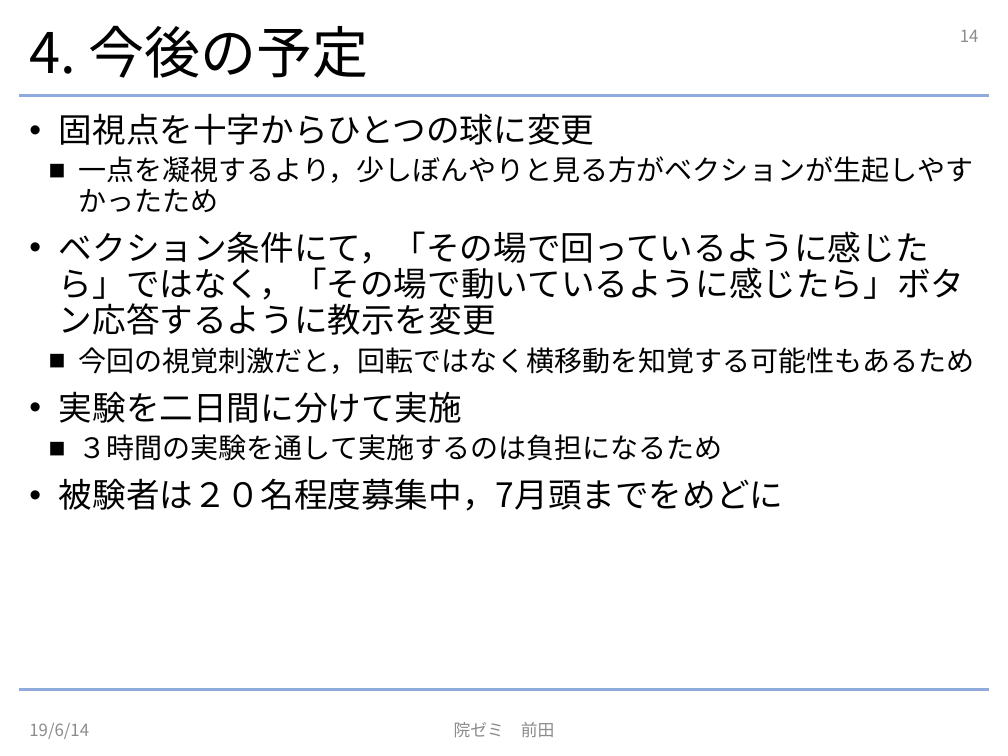
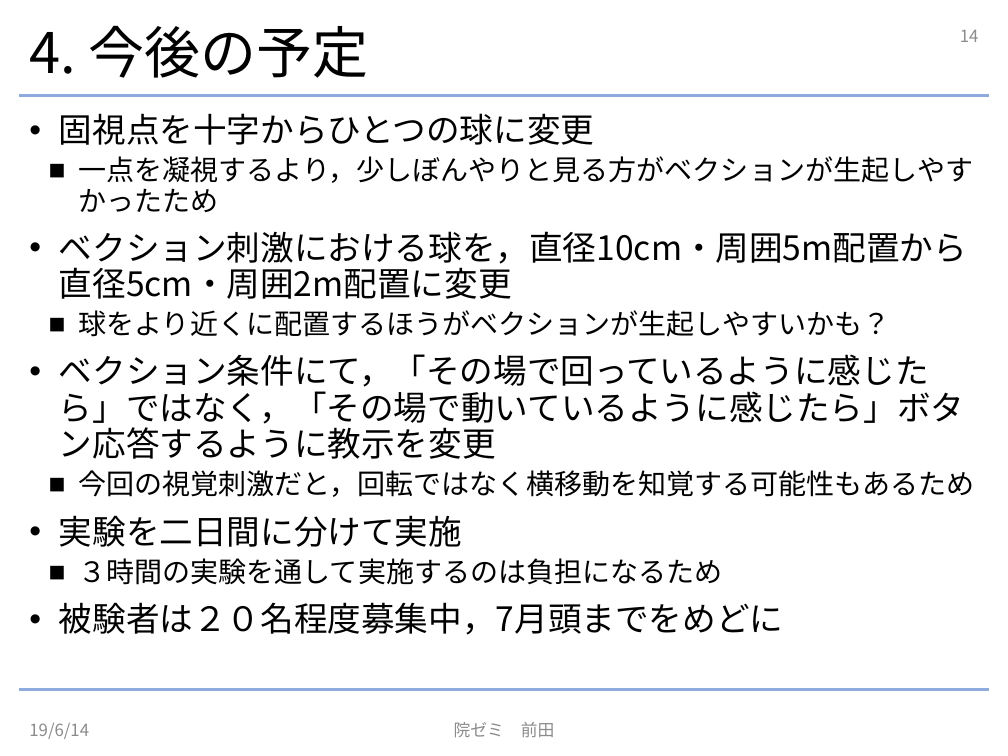
Before and after one commit to NephilimK/insemi190614, a slide deck: slide 14 of InSemi190614.pptx. Drawn at 1008x756 pixels with LibreOffice and Linux fonts; fonts in the diff are those of the drawing. Boxes give left, top, right and bottom in pixels: in the first picture for what was removed or moved away, otherwise in the second. Text is boxed around its words. In the diff, an @@ line names an element or a change of style, - is before the commit and + after.

```diff
--- a/InSemi190614.pptx
+++ b/InSemi190614.pptx
@@ text at (59,231,967,337): paragraphs added @@
+• ベクション刺激における球を，直径10cm・周囲5m配置から直径5cm・周囲2m配置に変更
+  ■ 球をより近くに配置するほうがベクションが生起しやすいかも？
```
Also in this commit, not shown: 3 other slides changed, 1 other file.
